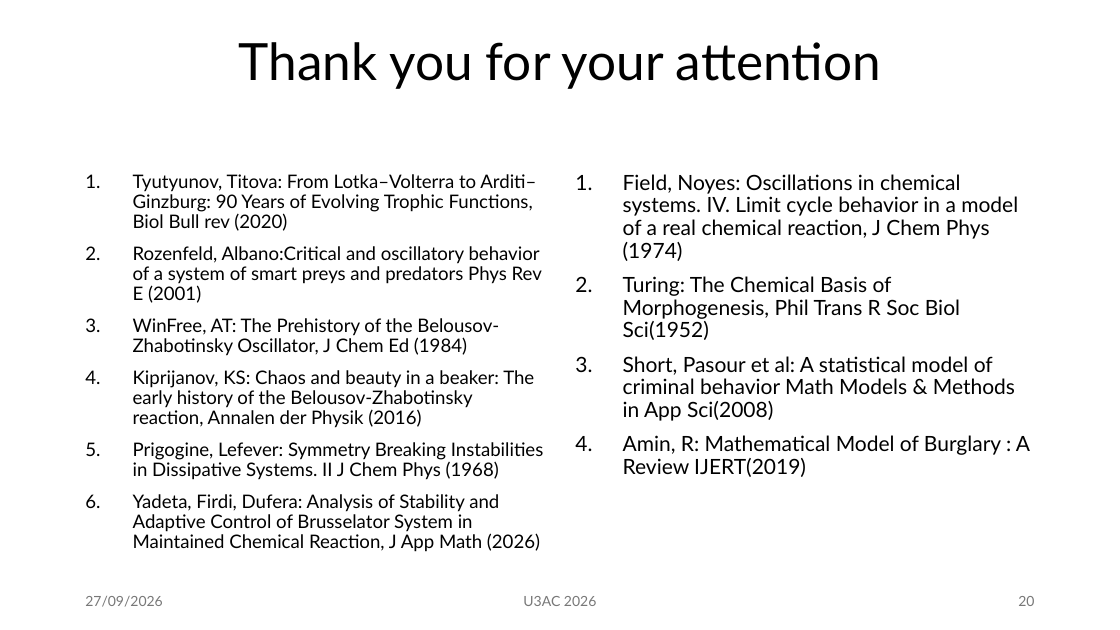
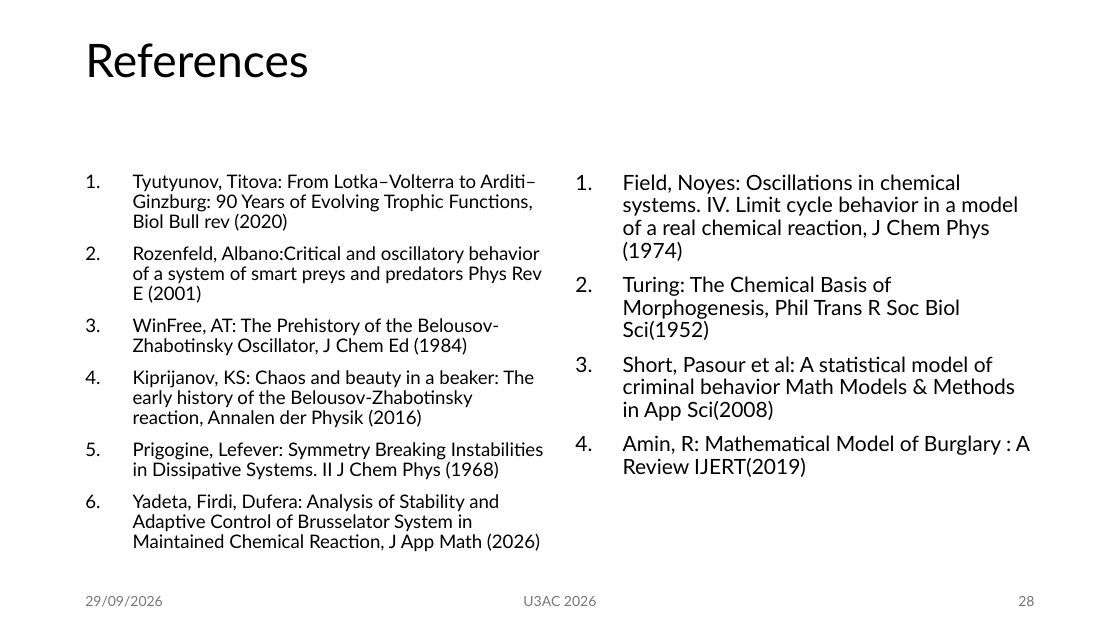
Before and after one commit to mm002a/U3AC, a slide deck: slide 28 of U3AC.Lec3.pptx (slide 20 before the commit). Drawn at 1120x630 pixels with LibreOffice and Linux fonts; fonts in the diff are those of the drawing. Boxes give left, top, right and bottom in pixels: in the first picture for what was removed or moved away, otherwise in the second. Text is boxed around its words. In the diff, an @@ line names an element or a change of style, - is before the commit and + after.

```diff
--- a/U3AC.Lec3.pptx
+++ b/U3AC.Lec3.pptx
@@ title added at [85,43,309,78], 39.6 pt, text #000000 @@
+References
@@ title removed at [239,42,881,89] @@
-Thank you for your attention
@@ text at [85,596,162,607]: text changed @@
-27/09/2026
+29/09/2026
@@ page number at [1018,596,1034,606]: text changed @@
-20
+28
```
Also in this commit, not shown: 29 other slides changed, 9 slides added, 1 slide removed.
